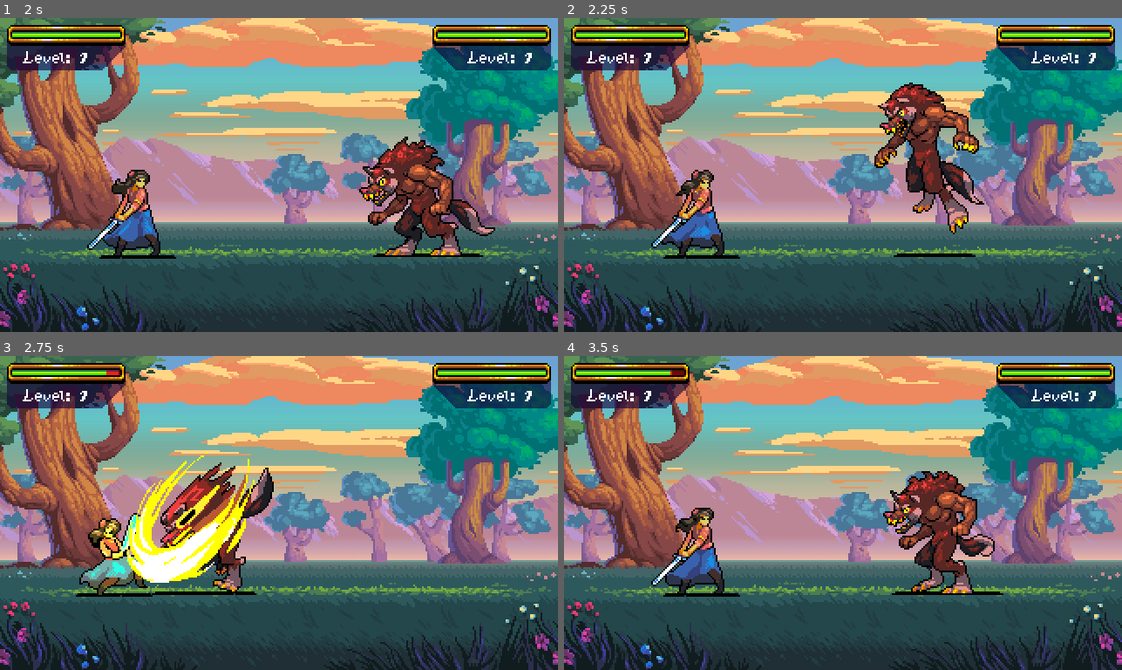
Above: before the commit, frames 1-4 (two rows, left to right).
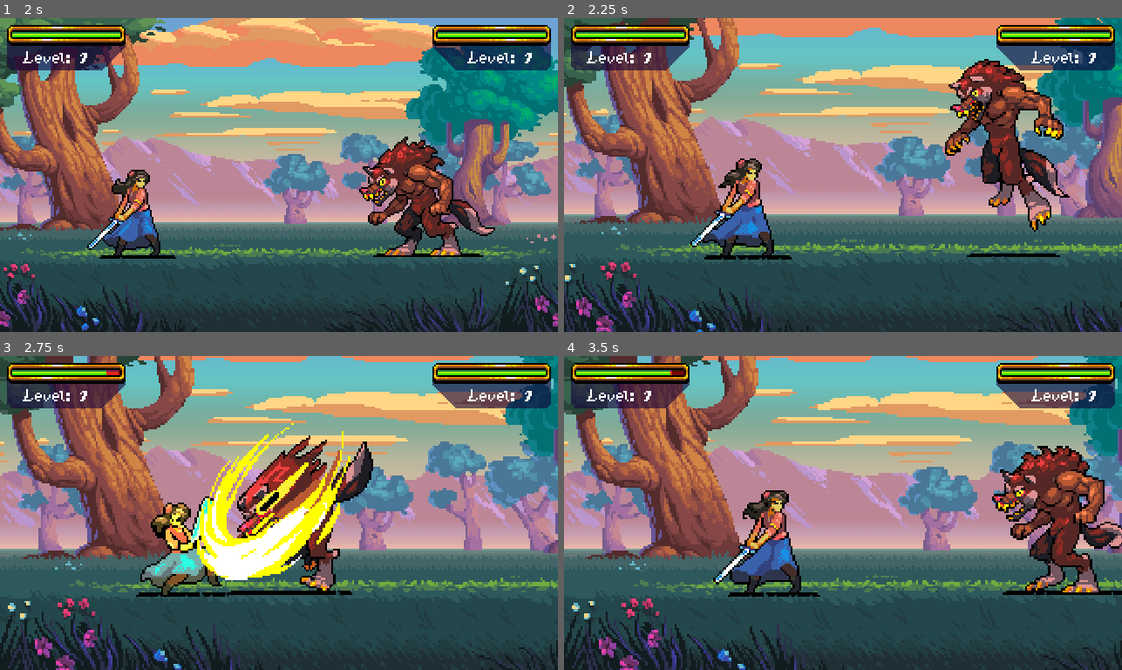
Above: after the commit, the same moments.

Repository: jalder89/RPG-In-Godot
Game: Godot game, scene res://Scenes/Levels/Town.tscn
Same seed, same stepped clock (60 frames per second), same inputs: the game is played once before the commit and once after it.
Inputs:
- Up to frame 1 (2 s): tap Enter (ui_accept) at 0.5, 1.35, 1.52, 1.82 s; hold D (right) 0.53-1.28 s; hold Enter (ui_accept) 0.53-1.28 s; hold S (down) from 1.28 s (still down)
- Up to frame 2 (2.25 s): release S (down) at 2.03 s; hold D (right) from 2.03 s (still down); hold Enter (ui_accept) from 2.03 s (still down)
- Up to frame 3 (2.75 s): keep holding D (right); keep holding Enter (ui_accept)
- Up to frame 4 (3.5 s): release D (right) at 2.78 s; release Enter (ui_accept) at 2.78 s; hold W (up) from 2.78 s (still down); tap Enter (ui_accept) at 2.85, 3.02, 3.32 s

Frame 1 is identical in both runs. In frame 2, 60% of the frame differs, in the area x 0-100%, y 0-100%; in frame 3, 66%; in frame 4, 67%.

Commit message:
Implemented Battle Camera with Zoom.

Diff:
--- /dev/null
+++ b/Scenes/Battle/BattleCamera.gd
@@ -0,0 +1,23 @@
+extends Camera2D
+class_name BattleCamera
+
+const PARALLAX_OFFSET = Vector2(0, -30)
+const CAMERA_OFFSET = Vector2(0, 10)
+
+func focus_target(target_position : Vector2, target_zoom : Vector2, parallaxBackground : ParallaxBackground, parallaxForeground : ParallaxBackground, duration : float = 0.4) -> void:
+	var tween = create_tween().set_trans(Tween.TRANS_SINE).set_ease(Tween.EASE_IN_OUT)
+	tween.tween_property(self, "global_position", target_position, duration).from_current()
+	tween.parallel().tween_property(self, "zoom", target_zoom, duration).from_current()
+	tween.parallel().tween_property(self, "offset", CAMERA_OFFSET, duration).from_current()
+	tween.parallel().tween_property(parallaxBackground, "offset", PARALLAX_OFFSET, duration).from_current()
+	tween.parallel().tween_property(parallaxForeground, "offset", PARALLAX_OFFSET, duration).from_current()
+	await tween.finished
+
+func center_target(target_position : Vector2, target_zoom : Vector2, parallaxBackground : ParallaxBackground, parallaxForeground : ParallaxBackground, duration : float = 0.4) -> void:
+	var tween = create_tween().set_trans(Tween.TRANS_SINE).set_ease(Tween.EASE_IN_OUT)
+	tween.tween_property(self, "global_position", target_position, duration).from_current()
+	tween.parallel().tween_property(self, "zoom", target_zoom, duration).from_current()
+	tween.parallel().tween_property(self, "offset", Vector2.ZERO, duration).from_current()
+	tween.parallel().tween_property(parallaxBackground, "offset", Vector2.ZERO, duration).from_current()
+	tween.parallel().tween_property(parallaxForeground, "offset", Vector2.ZERO, duration).from_current()
+	await tween.finished
--- /dev/null
+++ b/Scenes/Battle/BattleCamera.tscn
@@ -0,0 +1,6 @@
+[gd_scene load_steps=2 format=3 uid="uid://duwfqujec3qcp"]
+
+[ext_resource type="Script" path="res://Scenes/Battle/BattleCamera.gd" id="1_neooc"]
+
+[node name="BattleCamera" type="Camera2D"]
+script = ExtResource("1_neooc")
--- a/Scenes/Battle/battle.gd
+++ b/Scenes/Battle/battle.gd
@@ -1,18 +1,29 @@
 extends Node2D
+
+const ZOOM_IN = Vector2(1.2, 1.2)
+const ZOOM_DEFAULT = Vector2.ONE
+
 
 # Managers
 var turnManager : TurnManager = ReferenceStash.turnManager
 
 # References
+@onready var parallax_background = %ParallaxBackground
+@onready var parallax_foreground = %ParallaxForeground
 @onready var animation_player : AnimationPlayer = $AnimationPlayer
 @onready var player_battle_unit : BattleUnit = $PlayerPosition/PlayerBattleUnit
 @onready var player_battle_info := $BattleUI/PlayerBattleInfo
 @onready var enemy_battle_unit : BattleUnit = $EnemyPosition/EnemyBattleUnit
 @onready var enemy_battle_info := $BattleUI/EnemyBattleInfo
 @onready var startup_battle_unit : BattleUnit
+@onready var battle_camera = $BattleCamera
 @onready var battle_menu = %BattleMenu
 @onready var level_up_ui = %LevelUpUI
 @onready var timer = $Timer
+
+@onready var center_position : Vector2 = $CenterRoot/CenterPoint.global_position
+@onready var enemy_camera_position : Vector2 = get_battle_unit_camera_position(enemy_battle_unit)
+@onready var player_camera_position : Vector2 = get_battle_unit_camera_position(player_battle_unit)
 
 # Variables
 var asyncTurnPool : AsyncTurnPool = ReferenceStash.asyncTurnPool
@@ -33,6 +44,12 @@
 	turnManager.startup_turn_started.connect(_on_startup_turn_started)
 	turnManager.startup_turn_ended.connect(_on_startup_turn_ended)
 	turnManager.start()
+
+func get_battle_unit_camera_position(battle_unit : BattleUnit) -> Vector2:
+	var final_position := Vector2()
+	var start = Vector2(battle_unit.global_position.x, center_position.y)
+	final_position = start.move_toward(center_position, 32)
+	return final_position
 
 func battle_won() -> void:
 	timer.start(0.5)
@@ -73,6 +90,7 @@
 	battle_menu.hide_menu()
 	match option:
 		BattleMenu.ACTION:
+			battle_camera.focus_target(enemy_camera_position, ZOOM_IN, parallax_background, parallax_foreground)
 			player_battle_unit.melee_attack(enemy_battle_unit)
 		BattleMenu.ITEM:
 			turnManager.advance_turn()
@@ -88,6 +106,7 @@
 		await battle_won()
 		exit_battle()
 		return
+	battle_camera.focus_target(player_camera_position, ZOOM_IN, parallax_background, parallax_foreground)
 	enemy_battle_unit.melee_attack(player_battle_unit)
 
 func _on_enemy_turn_ended() -> void:
@@ -97,4 +116,5 @@
 	if turnManager.turn_count == 0:
 		_on_startup_turn_ended()
 	else:
+		await battle_camera.center_target(center_position, ZOOM_DEFAULT, parallax_background, parallax_foreground)
 		turnManager.advance_turn()
--- a/Scenes/Battle/battle.tscn
+++ b/Scenes/Battle/battle.tscn
@@ -12,6 +12,7 @@
 [ext_resource type="Texture2D" uid="uid://v5rnsobtyf8w" path="res://Assets/Sprites/BattleGrassForeground.png" id="8_ucmv5"]
 [ext_resource type="Resource" uid="uid://dr8nakvnobnqc" path="res://Scripts/CharacterClasses/WerewolfClassStats.tres" id="9_6daud"]
 [ext_resource type="Texture2D" uid="uid://cwnnes0tbn8sb" path="res://Assets/Sprites/BattleTreesForeground.png" id="9_hu114"]
+[ext_resource type="PackedScene" uid="uid://duwfqujec3qcp" path="res://Scenes/Battle/BattleCamera.tscn" id="13_4e5fq"]
 [ext_resource type="PackedScene" uid="uid://tceqhcu367cw" path="res://Scenes/UI/BattleUnitInfo.tscn" id="13_6e1yf"]
 [ext_resource type="PackedScene" uid="uid://ccj1x64otnrfr" path="res://Scenes/UI/LevelUpUI.tscn" id="14_qhamp"]
 [ext_resource type="PackedScene" uid="uid://g8ib4cw163kh" path="res://Scenes/UI/BattleMenu.tscn" id="15_ti0cx"]
@@ -25,7 +26,7 @@
 tracks/0/type = "value"
 tracks/0/imported = false
 tracks/0/enabled = true
-tracks/0/path = NodePath("Camera2D:position")
+tracks/0/path = NodePath("BattleCamera:position")
 tracks/0/interp = 1
 tracks/0/loop_wrap = true
 tracks/0/keys = {
@@ -76,7 +77,7 @@
 tracks/0/type = "value"
 tracks/0/imported = false
 tracks/0/enabled = true
-tracks/0/path = NodePath("Camera2D:position")
+tracks/0/path = NodePath("BattleCamera:position")
 tracks/0/interp = 1
 tracks/0/loop_wrap = true
 tracks/0/keys = {
@@ -132,6 +133,7 @@
 script = ExtResource("1_c5abb")
 
 [node name="ParallaxBackground" type="ParallaxBackground" parent="."]
+unique_name_in_owner = true
 
 [node name="SkyLayer" type="ParallaxLayer" parent="ParallaxBackground"]
 motion_scale = Vector2(0.1, 1)
@@ -170,6 +172,7 @@
 centered = false
 
 [node name="GrassLayer" type="ParallaxLayer" parent="ParallaxBackground"]
+motion_offset = Vector2(2.08165e-12, 2.08165e-12)
 motion_mirroring = Vector2(420, 2.08165e-12)
 
 [node name="Sprite2D" type="Sprite2D" parent="ParallaxBackground/GrassLayer"]
@@ -187,10 +190,12 @@
 position = Vector2(240, 136)
 
 [node name="EnemyBattleUnit" parent="EnemyPosition" instance=ExtResource("7_i401b")]
+position = Vector2(2.08165e-12, 2.08165e-12)
 scale = Vector2(-1, 1)
 stats = ExtResource("9_6daud")
 
 [node name="ParallaxForeground" type="ParallaxBackground" parent="."]
+unique_name_in_owner = true
 layer = 10
 
 [node name="GrassCloseLayer" type="ParallaxLayer" parent="ParallaxForeground"]
@@ -230,7 +235,7 @@
 grow_horizontal = 2
 grow_vertical = 2
 
-[node name="Camera2D" type="Camera2D" parent="."]
+[node name="BattleCamera" parent="." instance=ExtResource("13_4e5fq")]
 position = Vector2(-160, 90)
 
 [node name="AnimationPlayer" type="AnimationPlayer" parent="."]
@@ -297,5 +302,22 @@
 offset_top = 4.0
 offset_bottom = 32.0
 
+[node name="CenterRoot" type="Node" parent="."]
+
+[node name="CenterPoint" type="Control" parent="CenterRoot"]
+visible = false
+layout_mode = 3
+anchors_preset = 8
+anchor_left = 0.5
+anchor_top = 0.5
+anchor_right = 0.5
+anchor_bottom = 0.5
+offset_left = -2.0
+offset_top = -2.0
+offset_right = 2.0
+offset_bottom = 2.0
+grow_horizontal = 2
+grow_vertical = 2
+
 [editable path="BattleUI/EnemyBattleInfo"]
 [editable path="BattleUI/EnemyBattleInfo/HealthBar"]
Not shown: 1 places in Scenes/Battle/battle.tscn that only renumber resources
